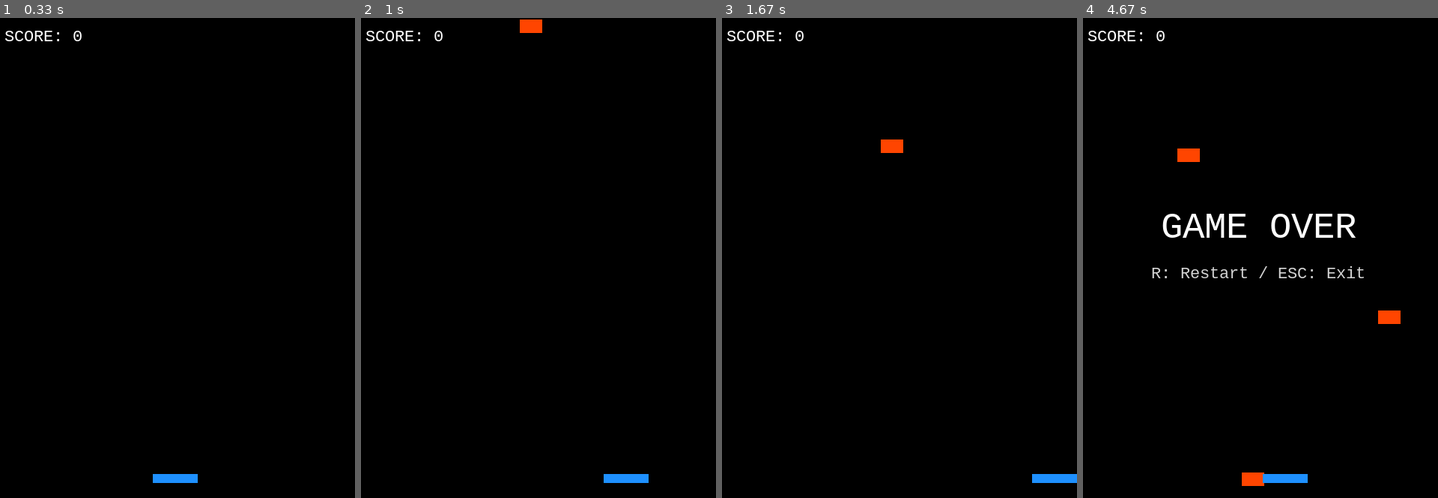
Above: before the commit, frames 1-4 (left to right).
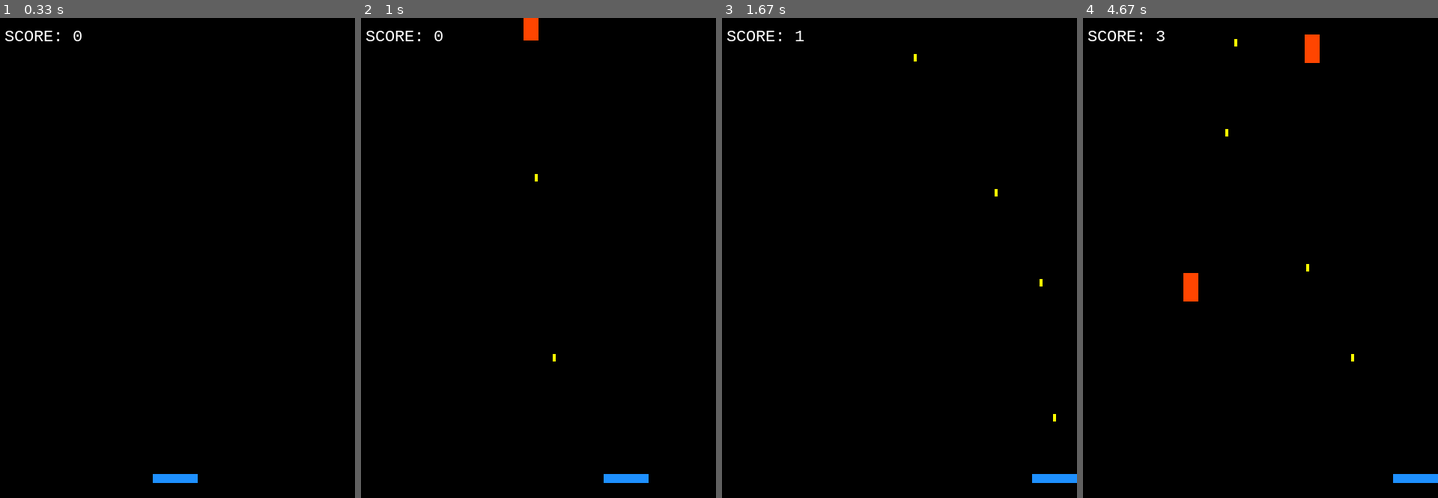
Above: after the commit, the same moments.

Repository: Ryuki0530/oneDayOneCode
Game: pygame game, started from 2025/10/20251013_pygame_dodge_rain/main.py
The game is run twice, just before and just after one commit, with the same random seed, the same clock (stepped at 60 frames per second) and the same inputs.
Inputs:
- Up to frame 1 (0.33 s): no input
- Up to frame 2 (1 s): tap Space at 0.33, 0.73 s; hold Right from 0.67 s (still down)
- Up to frame 3 (1.67 s): tap Space at 1.03, 1.23, 1.53 s; release Right at 1.13 s; hold Right 1.17-1.63 s
- Up to frame 4 (4.67 s): hold Left 1.67-2.2 s; tap Space at 1.73, 2.03, 2.3, 2.6, 2.73, 3.03, 3.4, 3.7, 3.9, 4.2, 4.4 s; hold Left 2.23-2.63 s; hold Right 2.67-3.3 s; hold Left 3.33-3.8 s; hold Right 3.83-4.3 s; hold Right from 4.33 s (still down)

Frame 1 is identical in both runs. In frame 2, 0.2% of the frame differs, in the area x 44-55%, y 0-72%; in frame 3, 0.3%; in frame 4, 3.0%, in the area x 19-100%, y 2-98%.

Commit message:
こっから先は個人改造 とりあえずプレイヤーに弾発射を持たせ、あたった敵が消えるように

Diff:
--- a/2025/10/20251013_pygame_dodge_rain/main.py
+++ b/2025/10/20251013_pygame_dodge_rain/main.py
@@ -5,8 +5,8 @@
 WIDTH, HEIGHT = 480, 640
 FPS = 60
 PLAYER_SIZE = (60, 12)
-ENEMY_SIZE = (30, 18)
-START_SPEED = 4
+ENEMY_SIZE = (20, 38)
+START_SPEED = 6
 MAX_SPEED = 12
 START_SPAWN_DELAY = 900
 MIN_SPAWN_DELAY = 240
@@ -30,9 +30,26 @@
         self.rect.x += move * self.speed * dt
         self.rect.x = max(0, min(self.rect.x, WIDTH - self.rect.width))
 
+    def shoot(self):
+        return BulletFromPlayer(self.rect.centerx - 2, self.rect.top)
+
     def draw(self, surface):
         pygame.draw.rect(surface, pygame.Color("dodgerblue"), self.rect)
 
+
+class BulletFromPlayer:
+    def __init__(self, x, y):
+        self.rect = pygame.Rect(x, y, 4, 10)
+        self.speed = -10
+
+    def update(self, dt):
+        self.rect.y += self.speed * dt
+
+    def draw(self, surface):
+        pygame.draw.rect(surface, pygame.Color("yellow"), self.rect)
+
+    def off_screen(self):
+        return self.rect.bottom < 0
 
 class Enemy:
     def __init__(self, speed):
@@ -64,6 +81,7 @@
 def game_loop(screen, clock):
     player = Player()
     enemies = []
+    bullets = []
     score = 0
     spawn_delay = START_SPAWN_DELAY
     last_spawn = pygame.time.get_ticks()
@@ -82,11 +100,36 @@
                     return score, False
                 if state == "GAME_OVER" and event.key == pygame.K_r:
                     return score, True
+                if event.key == pygame.K_SPACE and state == "PLAYING":
+                    bullets.append(player.shoot())
 
         screen.fill(pygame.Color("black"))
 
         if state == "PLAYING":
             player.update(dt, keys)
+
+            # bullets update / draw / collisions
+            for bullet in bullets[:]:
+                bullet.update(dt)
+                bullet.draw(screen)
+                if bullet.off_screen():
+                    try:
+                        bullets.remove(bullet)
+                    except ValueError:
+                        pass
+                    continue
+                for enemy in enemies[:]:
+                    if bullet.rect.colliderect(enemy.rect):
+                        try:
+                            enemies.remove(enemy)
+                        except ValueError:
+                            pass
+                        try:
+                            bullets.remove(bullet)
+                        except ValueError:
+                            pass
+                        score += 1
+                        break
 
             now = pygame.time.get_ticks()
             if now - last_spawn >= spawn_delay:
